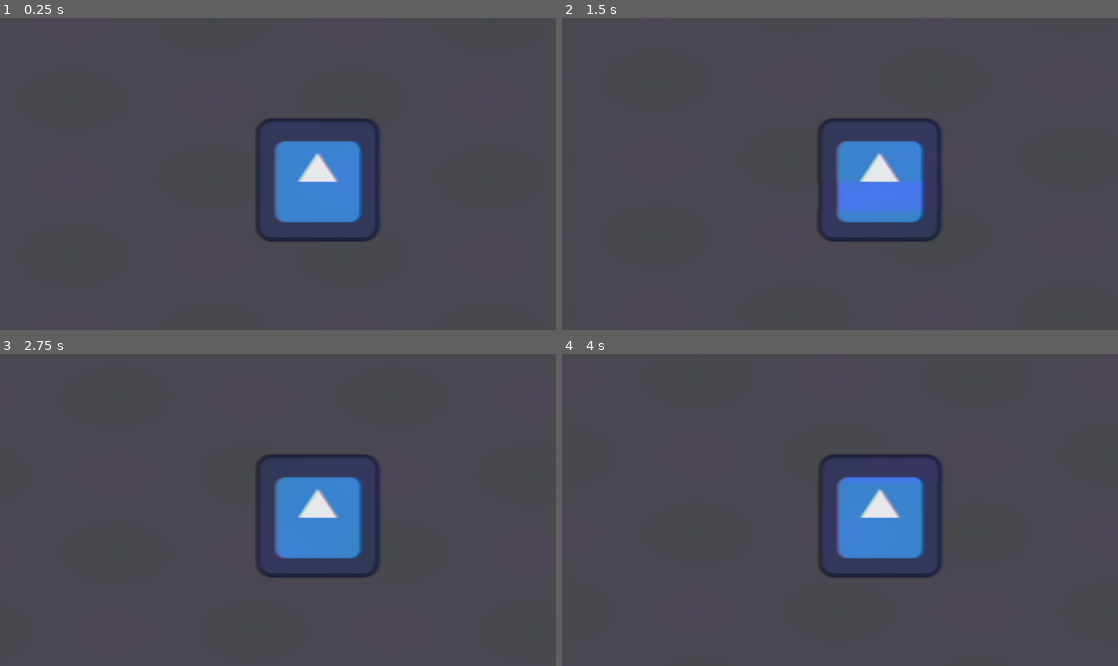
Above: before the commit, frames 1-4 (two rows, left to right).
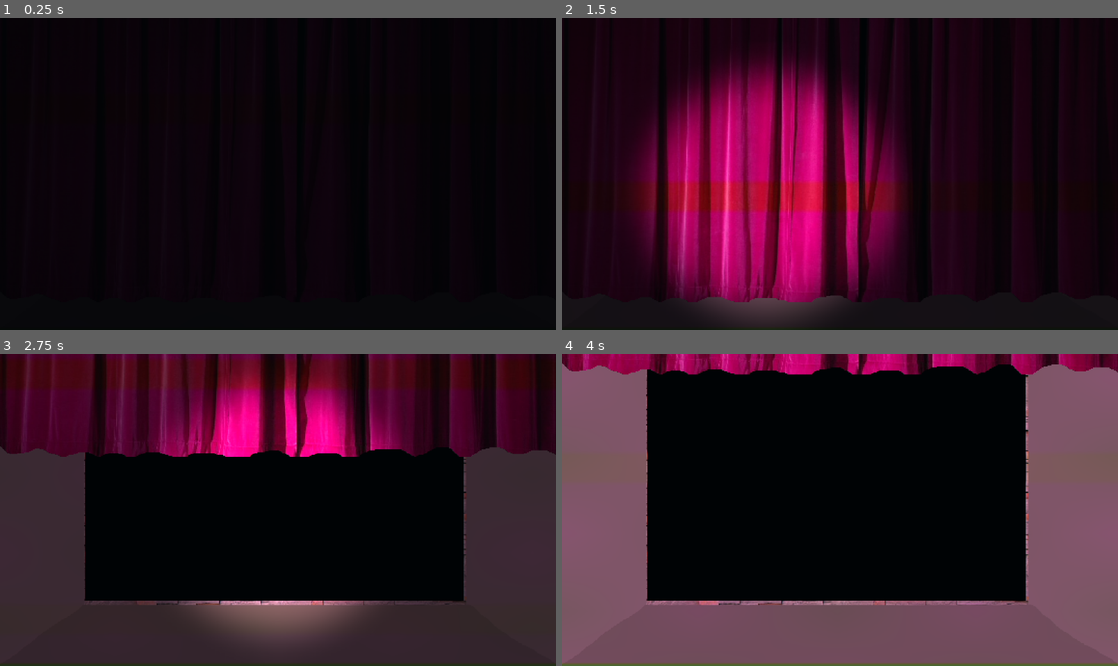
Above: after the commit, the same moments.

Repository: U23RN6M3/compound-squared
Game: Godot game, scene res://MainGame/main_game_scene.tscn
Two runs of this game, one before a commit and one after it. Both use one fixed random seed, a clock stepped at 60 frames per second and the inputs below. The project has no main scene, so this scene is started directly. The engine's default icon, where the game draws it, is replaced by a stand-in: a white triangle on a blue panel in a dark square.
Inputs:
- Up to frame 1 (0.25 s): no input
- Up to frame 2 (1.5 s): no input
- Up to frame 3 (2.75 s): no input
- Up to frame 4 (4 s): no input

The runs differ from the first frame. In frame 1, 100% of the frame differs, in the area x 0-100%, y 0-100%; in frame 2, 100%; in frame 3, 98%; in frame 4, 100%.

Commit message:
transitions

Diff:
--- /dev/null
+++ b/MainGame/main_game_scene.gd
@@ -0,0 +1,12 @@
+extends Node
+
+
+
+func _ready() -> void:
+	$Stage/AnimationPlayer.play("Open")
+
+func next_minigame() -> void:
+	$Stage/AnimationPlayer.play("Fade")
+	await $Stage/AnimationPlayer.animation_finished
+	# change minigame here
+	$Stage/AnimationPlayer.play_backwards("Fade")
--- a/MainGame/main_game_scene.tscn
+++ b/MainGame/main_game_scene.tscn
@@ -1,14 +1,17 @@
-[gd_scene load_steps=5 format=3 uid="uid://l0a406cjh7dy"]
-
-[ext_resource type="Texture2D" uid="uid://cuu46r16l02cf" path="res://icon.svg" id="1_cnp2r"]
+[gd_scene load_steps=12 format=3 uid="uid://l0a406cjh7dy"]
+
+[ext_resource type="Texture2D" uid="uid://c5ix66ehbswor" path="res://MainGame/CsquaredBG.png" id="1_a8nvj"]
+[ext_resource type="Script" uid="uid://y868hb06vwl1" path="res://MainGame/main_game_scene.gd" id="1_nt2x2"]
 [ext_resource type="Shader" uid="uid://cxlxq4qlux3vs" path="res://MainGame/main_game_scene.gdshader" id="1_poc5s"]
+[ext_resource type="Texture2D" uid="uid://bj8kwn1vyvqub" path="res://MainGame/CsquaredCurtain.png" id="1_xe3eu"]
+[ext_resource type="Texture2D" uid="uid://djrwgl255n8u5" path="res://MainGame/Light.png" id="4_a8nvj"]
 
 [sub_resource type="NoiseTexture2D" id="NoiseTexture2D_poc5s"]
 
 [sub_resource type="ShaderMaterial" id="ShaderMaterial_poc5s"]
 shader = ExtResource("1_poc5s")
-shader_parameter/vhs_resolution = Vector2(320, 240)
-shader_parameter/samples = 4
+shader_parameter/vhs_resolution = Vector2(640, 480)
+shader_parameter/samples = 2
 shader_parameter/crease_noise = 0.5
 shader_parameter/crease_opacity = 0.5
 shader_parameter/filter_intensity = 0.1
@@ -22,7 +25,160 @@
 shader_parameter/noise_intensity = 0.1
 shader_parameter/noise_texture = SubResource("NoiseTexture2D_poc5s")
 
+[sub_resource type="Animation" id="Animation_nt2x2"]
+resource_name = "Open"
+length = 3.4
+step = 0.1
+tracks/0/type = "value"
+tracks/0/imported = false
+tracks/0/enabled = true
+tracks/0/path = NodePath("Light:position")
+tracks/0/interp = 2
+tracks/0/loop_wrap = true
+tracks/0/keys = {
+"times": PackedFloat32Array(0, 0.2, 0.7, 0.9, 1.3, 1.5, 1.74697, 1.9, 2.1, 2.2, 2.3, 3.4),
+"transitions": PackedFloat32Array(1, 1, 1, 1, 1, 1, 1, 1, 1, 1, 1, 1),
+"update": 0,
+"values": [Vector2(296, 488), Vector2(296, 488), Vector2(288, 232), Vector2(256, 152), Vector2(232, 176), Vector2(216, 184), Vector2(400, 160), Vector2(144, 136), Vector2(384, 176), Vector2(288, 160), Vector2(288, 160), Vector2(288, 168)]
+}
+tracks/1/type = "value"
+tracks/1/imported = false
+tracks/1/enabled = true
+tracks/1/path = NodePath("Curtain:position")
+tracks/1/interp = 2
+tracks/1/loop_wrap = true
+tracks/1/keys = {
+"times": PackedFloat32Array(0, 1.5, 1.63388, 3.4),
+"transitions": PackedFloat32Array(1, 1, 1, 1),
+"update": 0,
+"values": [Vector2(288, 162), Vector2(288, 162), Vector2(288, 162), Vector2(288, -112)]
+}
+tracks/2/type = "value"
+tracks/2/imported = false
+tracks/2/enabled = true
+tracks/2/path = NodePath(".:modulate")
+tracks/2/interp = 1
+tracks/2/loop_wrap = true
+tracks/2/keys = {
+"times": PackedFloat32Array(0, 0.6, 2.39231, 3.4),
+"transitions": PackedFloat32Array(1, 1, 1, 1),
+"update": 0,
+"values": [Color(0, 0, 0, 1), Color(0.179688, 0.179688, 0.179688, 1), Color(0.179688, 0.179688, 0.179688, 1), Color(1, 1, 1, 1)]
+}
+tracks/3/type = "value"
+tracks/3/imported = false
+tracks/3/enabled = true
+tracks/3/path = NodePath("Light:energy")
+tracks/3/interp = 1
+tracks/3/loop_wrap = true
+tracks/3/keys = {
+"times": PackedFloat32Array(0, 2.4, 3),
+"transitions": PackedFloat32Array(1, 1, 1),
+"update": 0,
+"values": [5.0, 5.0, 0.0]
+}
+
+[sub_resource type="Animation" id="Animation_4qqll"]
+length = 0.001
+tracks/0/type = "value"
+tracks/0/imported = false
+tracks/0/enabled = true
+tracks/0/path = NodePath("Light:position")
+tracks/0/interp = 1
+tracks/0/loop_wrap = true
+tracks/0/keys = {
+"times": PackedFloat32Array(0),
+"transitions": PackedFloat32Array(1),
+"update": 0,
+"values": [Vector2(296, 488)]
+}
+tracks/1/type = "value"
+tracks/1/imported = false
+tracks/1/enabled = true
+tracks/1/path = NodePath("Curtain:position")
+tracks/1/interp = 1
+tracks/1/loop_wrap = true
+tracks/1/keys = {
+"times": PackedFloat32Array(0),
+"transitions": PackedFloat32Array(1),
+"update": 0,
+"values": [Vector2(288, 162)]
+}
+tracks/2/type = "value"
+tracks/2/imported = false
+tracks/2/enabled = true
+tracks/2/path = NodePath(".:modulate")
+tracks/2/interp = 1
+tracks/2/loop_wrap = true
+tracks/2/keys = {
+"times": PackedFloat32Array(0),
+"transitions": PackedFloat32Array(1),
+"update": 0,
+"values": [Color(0, 0, 0, 1)]
+}
+tracks/3/type = "value"
+tracks/3/imported = false
+tracks/3/enabled = true
+tracks/3/path = NodePath("Light:energy")
+tracks/3/interp = 1
+tracks/3/loop_wrap = true
+tracks/3/keys = {
+"times": PackedFloat32Array(0),
+"transitions": PackedFloat32Array(1),
+"update": 0,
+"values": [5.0]
+}
+
+[sub_resource type="Animation" id="Animation_ljx1v"]
+resource_name = "Fade"
+length = 0.6
+step = 0.1
+tracks/0/type = "value"
+tracks/0/imported = false
+tracks/0/enabled = true
+tracks/0/path = NodePath("Curtain:position")
+tracks/0/interp = 2
+tracks/0/loop_wrap = true
+tracks/0/keys = {
+"times": PackedFloat32Array(0, 0.3, 0.6),
+"transitions": PackedFloat32Array(1, 1, 1),
+"update": 0,
+"values": [Vector2(288, -112), Vector2(288, -112), Vector2(288, 160)]
+}
+tracks/1/type = "value"
+tracks/1/imported = false
+tracks/1/enabled = true
+tracks/1/path = NodePath(".:modulate")
+tracks/1/interp = 1
+tracks/1/loop_wrap = true
+tracks/1/keys = {
+"times": PackedFloat32Array(0, 0.3, 0.6),
+"transitions": PackedFloat32Array(1, 1, 1),
+"update": 0,
+"values": [Color(1, 1, 1, 1), Color(1, 1, 1, 1), Color(0.519531, 0.519531, 0.519531, 1)]
+}
+tracks/2/type = "value"
+tracks/2/imported = false
+tracks/2/enabled = true
+tracks/2/path = NodePath("Light:energy")
+tracks/2/interp = 1
+tracks/2/loop_wrap = true
+tracks/2/keys = {
+"times": PackedFloat32Array(0),
+"transitions": PackedFloat32Array(1),
+"update": 0,
+"values": [0.0]
+}
+
+[sub_resource type="AnimationLibrary" id="AnimationLibrary_4qqll"]
+_data = {
+&"Fade": SubResource("Animation_ljx1v"),
+&"Open": SubResource("Animation_nt2x2"),
+&"RESET": SubResource("Animation_4qqll")
+}
+
 [node name="MainGameScene" type="Node"]
+script = ExtResource("1_nt2x2")
 
 [node name="CanvasLayer" type="CanvasLayer" parent="."]
 
@@ -34,7 +190,7 @@
 grow_horizontal = 2
 grow_vertical = 2
 
-[node name="ColorRect" type="ColorRect" parent="CanvasLayer/Control"]
+[node name="Filter" type="ColorRect" parent="CanvasLayer/Control"]
 material = SubResource("ShaderMaterial_poc5s")
 layout_mode = 1
 anchors_preset = 15
@@ -43,8 +199,31 @@
 grow_horizontal = 2
 grow_vertical = 2
 
-[node name="MinigameOrigin" type="Node2D" parent="."]
-
-[node name="Icon" type="Sprite2D" parent="MinigameOrigin"]
-position = Vector2(328, 168)
-texture = ExtResource("1_cnp2r")
+[node name="Stage" type="Node2D" parent="."]
+modulate = Color(0, 0, 0, 1)
+
+[node name="BG" type="Sprite2D" parent="Stage"]
+modulate = Color(0.964844, 0.727402, 0.727402, 1)
+position = Vector2(288, 162)
+texture = ExtResource("1_a8nvj")
+
+[node name="Polygon2D" type="Polygon2D" parent="Stage/BG"]
+color = Color(0, 0, 0, 1)
+polygon = PackedVector2Array(-200, -162, -200, 94, 192, 94, 192, -162)
+
+[node name="MinigameOrigin" type="Node2D" parent="Stage"]
+
+[node name="Curtain" type="Sprite2D" parent="Stage"]
+position = Vector2(288, 162)
+texture = ExtResource("1_xe3eu")
+
+[node name="Light" type="PointLight2D" parent="Stage"]
+position = Vector2(296, 488)
+scale = Vector2(5, 5)
+energy = 5.0
+texture = ExtResource("4_a8nvj")
+
+[node name="AnimationPlayer" type="AnimationPlayer" parent="Stage"]
+libraries = {
+&"": SubResource("AnimationLibrary_4qqll")
+}
--- a/project.godot
+++ b/project.godot
@@ -24,5 +24,6 @@
 
 [rendering]
 
+textures/canvas_textures/default_texture_filter=0
 renderer/rendering_method="gl_compatibility"
 renderer/rendering_method.mobile="gl_compatibility"
Binary file added: MainGame/CsquaredBG.png
Not shown, added: MainGame/CsquaredBG.png.import
Binary file added: MainGame/CsquaredCurtain.png
Not shown, added: MainGame/CsquaredCurtain.png.import
Binary file added: MainGame/Light.aseprite
Binary file added: MainGame/Light.png
Not shown, added: MainGame/Light.png.import
Not shown, added: MainGame/main_game_scene.gd.uid
